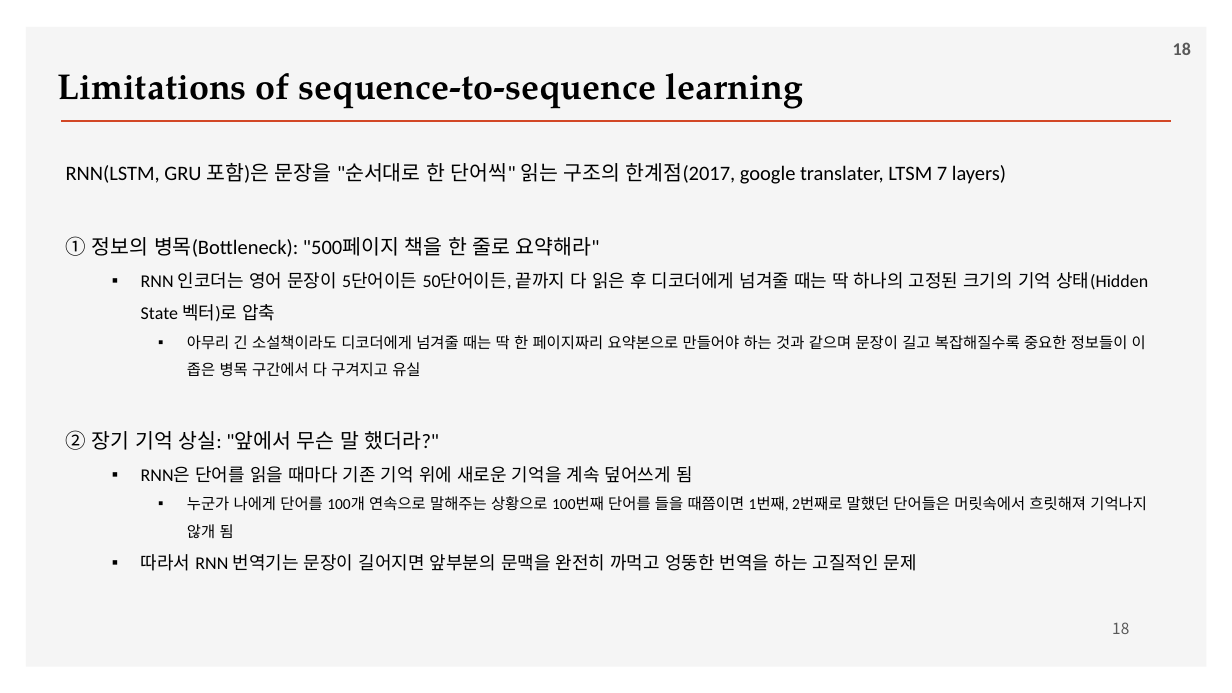
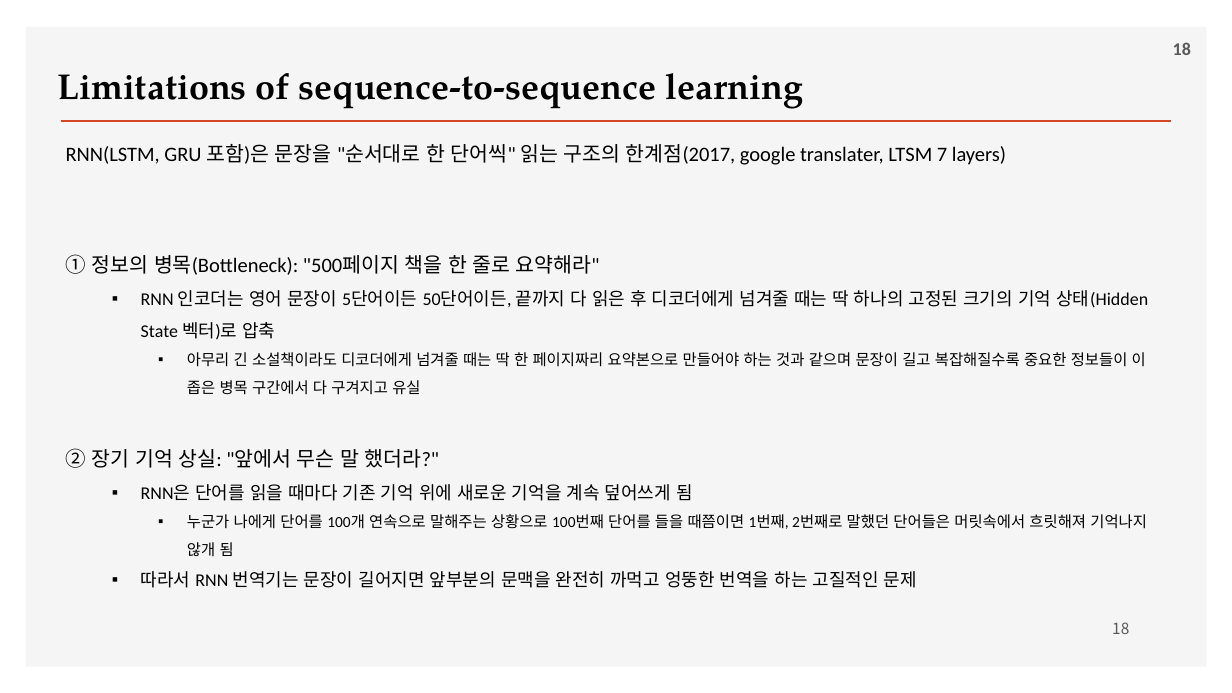
Before and after one commit to ancestor9/2026_Fall_Deep-Learning-with-Python, a slide deck: slide 18 of Chapter 15 Language models and the Transformer.pptx. Drawn at 1232x693 pixels with LibreOffice and Linux fonts; fonts in the diff are those of the drawing; background and template pictures are left out. Boxes give left, top, right and bottom in pixels: in the first picture for what was removed or moved away, otherwise in the second. Text is boxed around its words. In the diff, an @@ line names an element or a change of style, - is before the commit and + after.

```diff
--- a/Chapter 15 Language models and the Transformer.pptx
+++ b/Chapter 15 Language models and the Transformer.pptx
@@ text "RNN(LSTM, GRU 포함)은 문장을 "순서대로 ..." rewrapped from (66, 163, 1148, 571) to (66, 144, 1148, 588) @@
```
Also in this commit, not shown: 12 other slides changed, 2 slides added, 1 slide removed.
